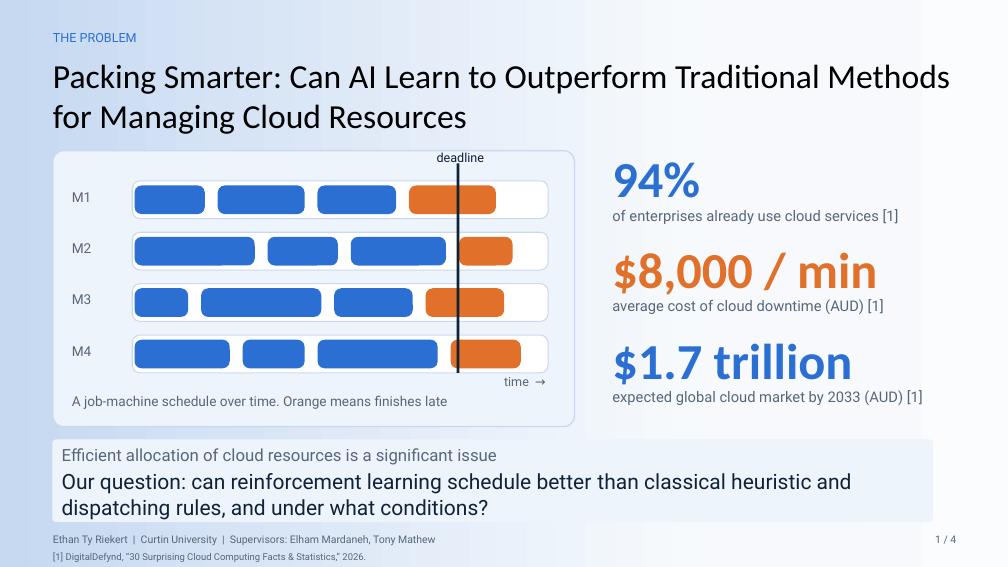
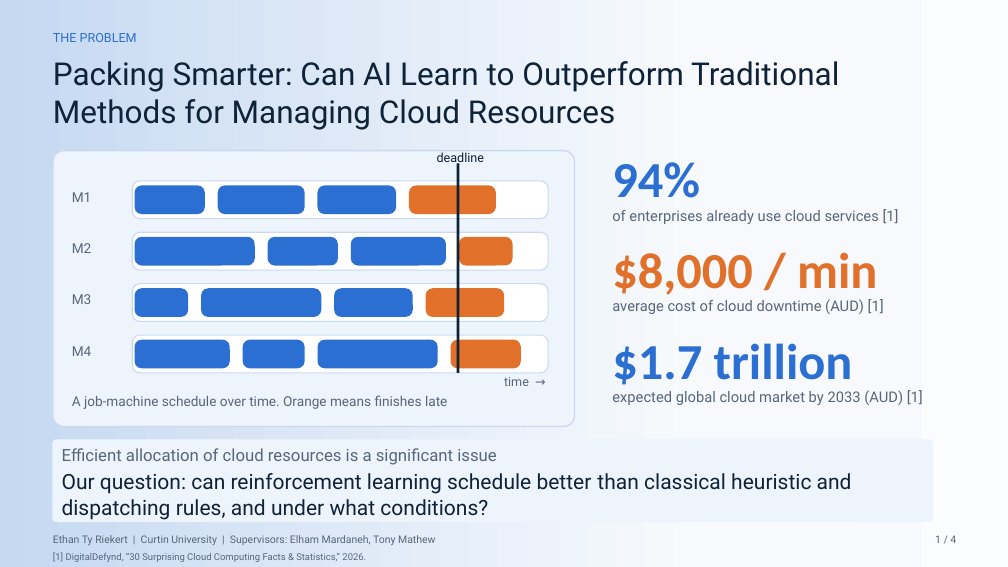
Before and after one commit to Ethan-Ty-Riekert/Neural-Knapsack-Research-Project, a slide deck: slide 1 of app/slides/Final_Presentation.pptx. Drawn at 1008x567 pixels with LibreOffice and Linux fonts; fonts in the diff are those of the drawing. Boxes give left, top, right and bottom in pixels: in the first picture for what was removed or moved away, otherwise in the second. Text is boxed around its words. In the diff, an @@ line names an element or a change of style, - is before the commit and + after.

```diff
--- a/app/slides/Final_Presentation.pptx
+++ b/app/slides/Final_Presentation.pptx
@@ text "Packing Smarter: Can AI Learn ..." at bbox=[53, 61, 839, 130]: size 32 to 30 pt, font Calibri to Roboto, text colour #000000 to #0E2238 @@
```
Also in this commit, not shown: 2 other slides changed, 1 slide added, 1 slide removed, 22 other files.
